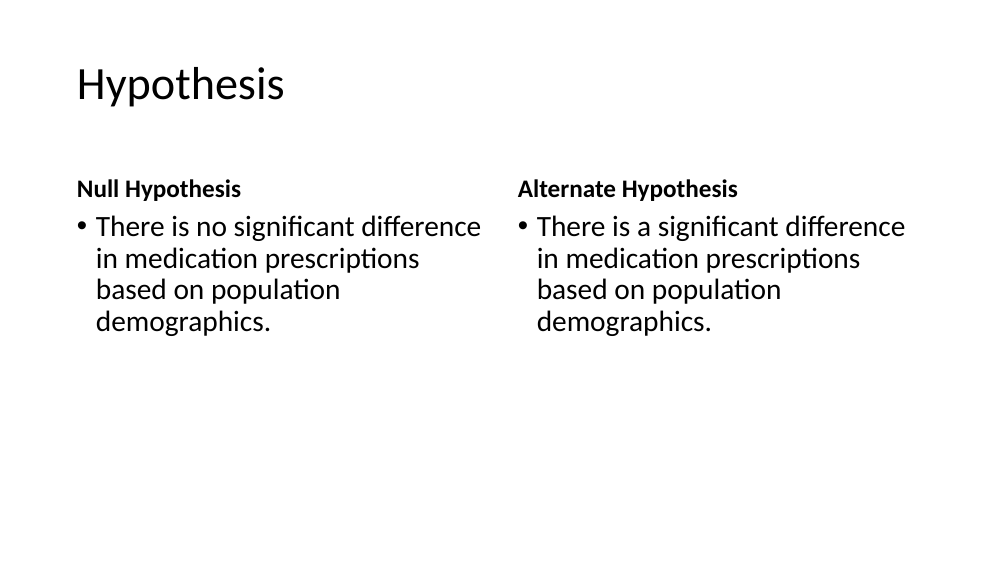
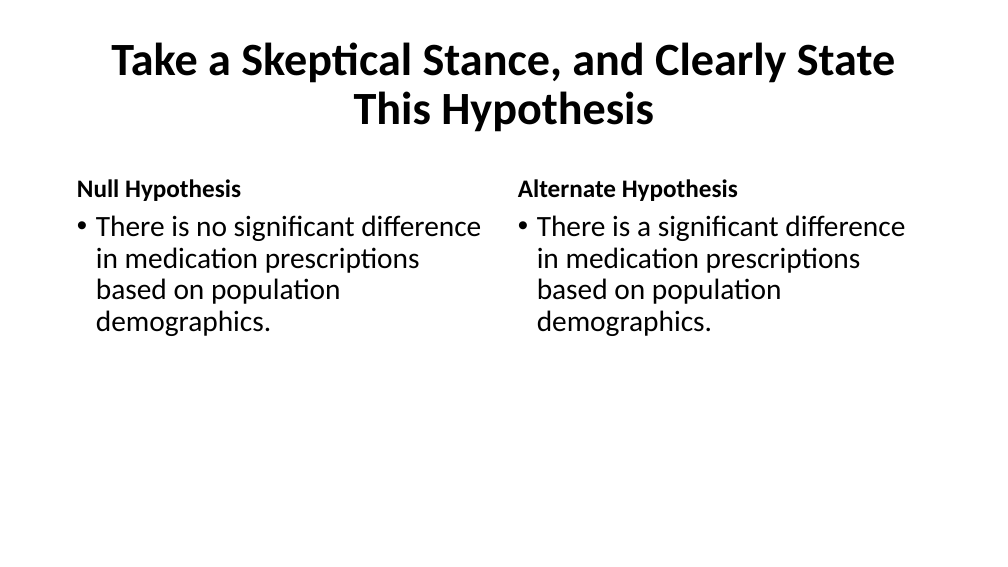
Before and after one commit to Prvargas/Where_Are_The_Drugs, a slide deck: slide 6 of Where_Are_The_Drugs.pptx (slide 4 before the commit). Drawn at 1008x567 pixels with LibreOffice and Linux fonts; fonts in the diff are those of the drawing. Boxes give left, top, right and bottom in pixels: in the first picture for what was removed or moved away, otherwise in the second. Text is boxed around its words. In the diff, an @@ line names an element or a change of style, - is before the commit and + after.

Commit message:
Having issues ID distribution & Hypothesis test

```diff
--- a/Where_Are_The_Drugs.pptx
+++ b/Where_Are_The_Drugs.pptx
@@ title at <box>111,42,895,132</box>: text changed; bold on @@
-Hypothesis
+Take a Skeptical Stance, and Clearly State This Hypothesis
```
Also in this commit, not shown: 5 slides added, 10 other files.
